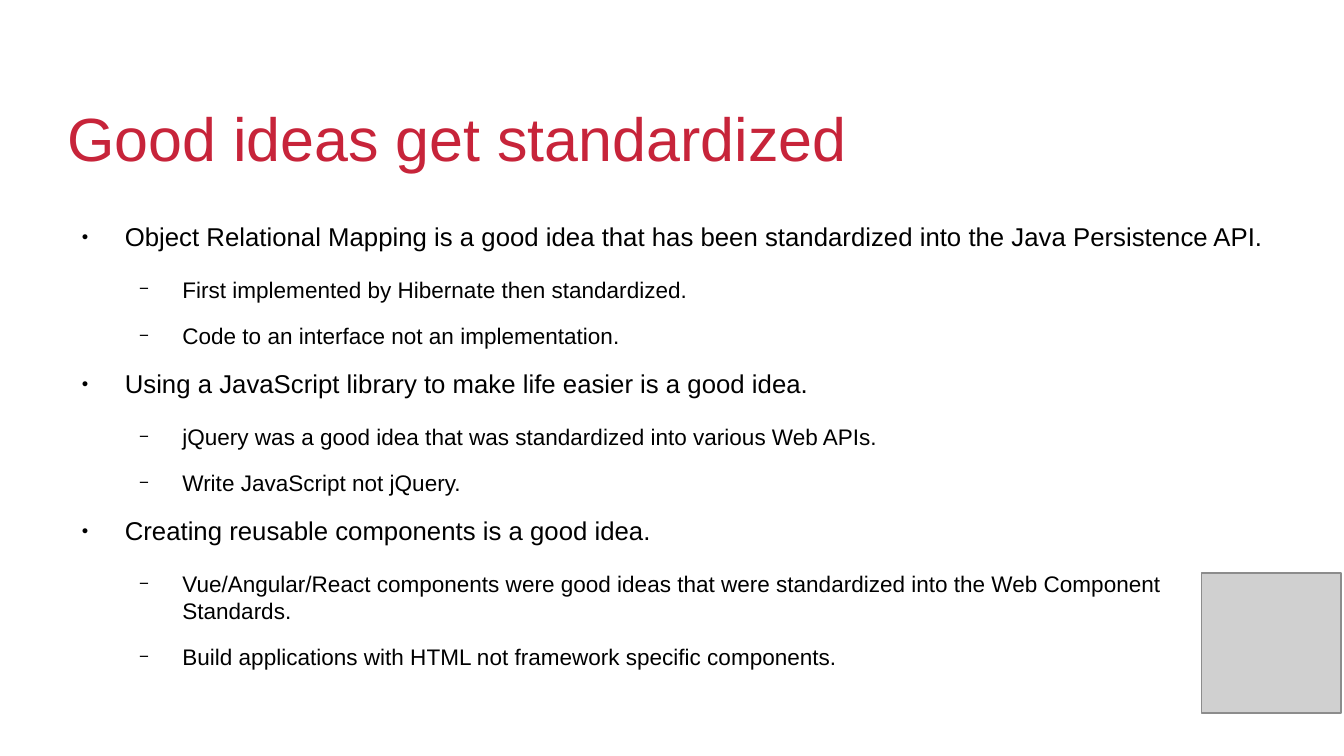
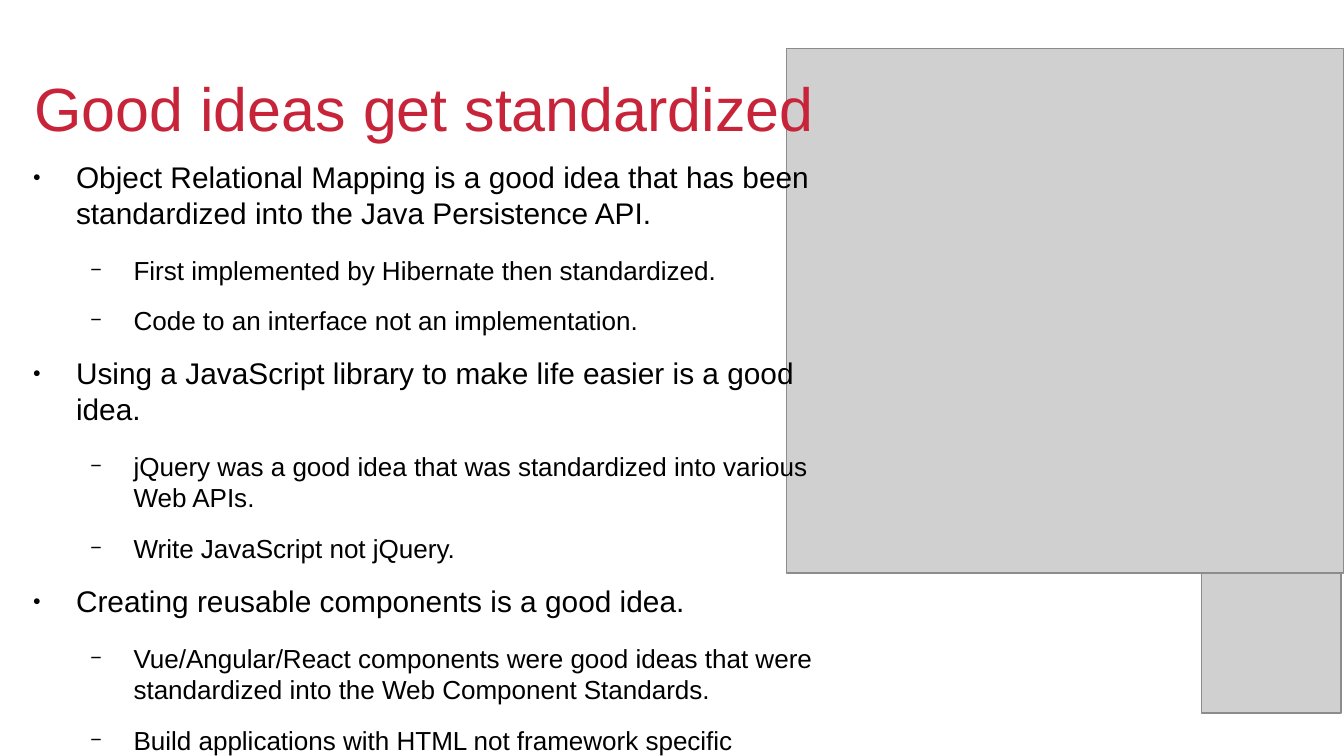
Before and after one commit to QuiWorks/wc-presentation, a slide deck: slide 2 of wc-pp-presentation.odp. Drawn at 1344x756 pixels with LibreOffice and Linux fonts; fonts in the diff are those of the drawing; grey boxes stand for pictures; background and template pictures are left out. Boxes give left, top, right and bottom in pixels: in the first picture for what was removed or moved away, otherwise in the second. Text is boxed around its words. In the diff, an @@ line names an element or a change of style, - is before the commit and + after.

Commit message:
better graphic for the second slide

```diff
--- a/wc-pp-presentation.odp
+++ b/wc-pp-presentation.odp
@@ title "Good ideas get standardized": place and size @@
-title "Good ideas get standardized" at (67,116,846,173)
+title "Good ideas get standardized" at (34,83,814,143)
@@ picture added at (787,49,1344,573) @@
@@ text "Object Relational Mapping is a ...": place and size @@
-text "Object Relational Mapping is a ..." at (125,227,1262,620)
+text "Object Relational Mapping is a ..." at (76,164,811,755)
@@ text "Object Relational Mapping is a ..." at (76,164,811,755): size 15.2 to 17.6 pt in "Object Relational Mapping is a good idea ...", "Using a JavaScript library to make life ...", "Creating reusable components is a good idea."; size 13.3 to 15.4 pt in "First implemented by Hibernate then standardized.", "Code to an interface not an implementation.", "jQuery was a good idea that was ...", "Write JavaScript not jQuery." and 2 more places @@
```
